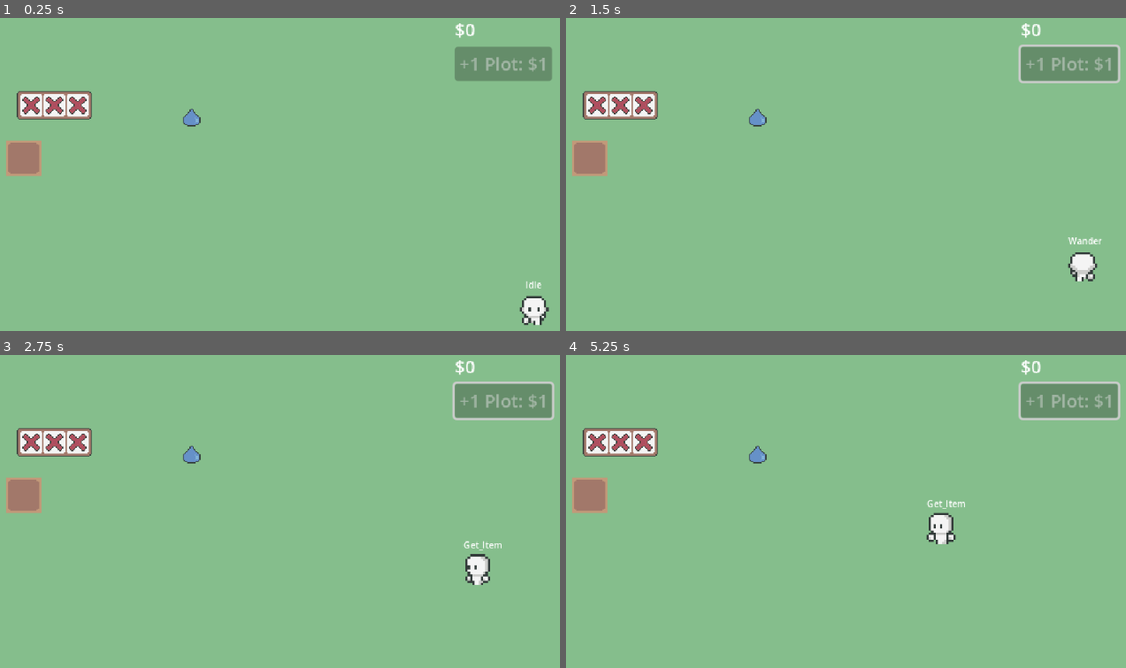
Above: before the commit, frames 1-4 (two rows, left to right).
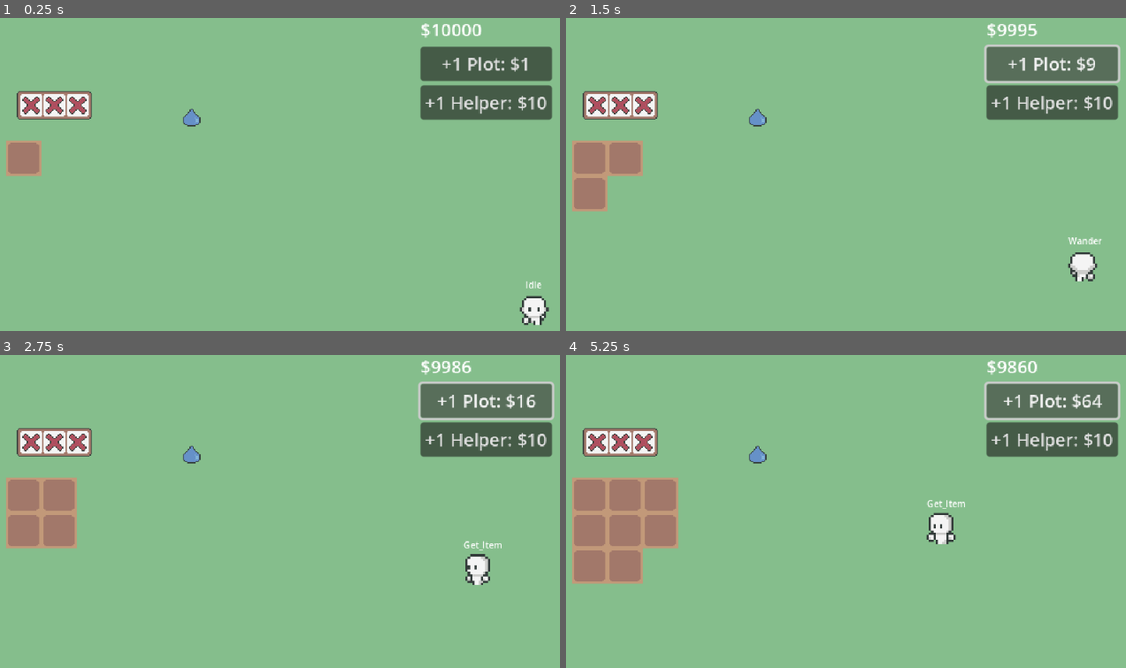
Above: after the commit, the same moments.

Repository: eric-marsh/farminata
Game: Godot game, scene res://scene/scene_switcher.tscn
The game is run twice, just before and just after one commit, with the same random seed, the same clock (stepped at 60 frames per second) and the same inputs.
Inputs (mouse positions are in pixels of both pictures, inside the frame that each line leads up to):
- Up to frame 1 (0.25 s): no input
- Up to frame 2 (1.5 s): click (1053, 64) at 0.5 s, where only the run after the commit has a clickable "+1 Plot: $1"; click (1053, 64) at 1.25 s, where only the run after the commit has a clickable "+1 Plot: $4"
- Up to frame 3 (2.75 s): click (487, 401) at 2 s, where only the run after the commit has a clickable "+1 Plot: $9"
- Up to frame 4 (5.25 s): click (1053, 401) at 2.75 s, where only the run after the commit has a clickable "+1 Plot: $16"; click (1053, 401) at 3.5 s, where only the run after the commit has a clickable "+1 Plot: $25"; click (1053, 401) at 4.25 s, where only the run after the commit has a clickable "+1 Plot: $36"; click (1053, 401) at 5 s, where only the run after the commit has a clickable "+1 Plot: $49"

The runs differ from the first frame. In frame 1, 5.4% of the frame differs, in the area x 75-99%, y 1-33%; in frame 2, 6.8%; in frame 3, 7.6%; in frame 4, 10%, in the area x 1-99%, y 1-74%.

Commit message:
buy helper upgrade

Diff:
--- a/scene/canvas_layer.tscn
+++ b/scene/canvas_layer.tscn
@@ -28,4 +28,9 @@
 layout_mode = 2
 text = "+1 Plot"
 
+[node name="HelperButton" type="Button" parent="MarginContainer/VBoxContainer"]
+layout_mode = 2
+text = "+1 Helper"
+
 [connection signal="pressed" from="MarginContainer/VBoxContainer/PlotButton" to="." method="_on_plot_button_pressed"]
+[connection signal="pressed" from="MarginContainer/VBoxContainer/HelperButton" to="." method="_on_helper_button_pressed"]
--- a/script/canvas_layer.gd
+++ b/script/canvas_layer.gd
@@ -15,10 +15,12 @@
 	$MarginContainer/VBoxContainer/MoneyLabel.text = "$" + str(money)
 
 	var plot_price = Prices.get_upgrade_price(Enum.Upgrade_Type.AddPlot)
-
 	$MarginContainer/VBoxContainer/PlotButton.text = "+1 Plot: $" + str(plot_price)
 	$MarginContainer/VBoxContainer/PlotButton.disabled = plot_price > money
 
+	var helper_price = Prices.get_upgrade_price(Enum.Upgrade_Type.AddHelper)
+	$MarginContainer/VBoxContainer/HelperButton.text = "+1 Helper: $" + str(helper_price)
+	$MarginContainer/VBoxContainer/HelperButton.disabled = plot_price > money
 
 
 func _on_plot_button_pressed() -> void:
@@ -30,3 +32,13 @@
 	State.num_plots += 1
 	$"../PlotContainer/PlotGrid".add_plot() # TODO: If there is multiple plots, do this in a better way
 	update_money_counter()
+
+
+func _on_helper_button_pressed() -> void:
+	var helper_price = Prices.get_upgrade_price(Enum.Upgrade_Type.AddHelper)
+	if !Globals.Main:
+		return
+	Globals.Main.change_money(-helper_price)
+	State.num_helpers += 1
+	Globals.HelpersContainerNode.add_helper()
+	update_money_counter()
--- a/script/enum.gd
+++ b/script/enum.gd
@@ -9,7 +9,7 @@
 
 enum Slot_Pos {Left, Middle, Right}
 
-enum Upgrade_Type { AddPlot }
+enum Upgrade_Type { AddPlot, AddHelper }
 
 enum Dir { Left, Right, Up, Down}
 enum Helper_State { Idle, Wander, Get_Item, Deliver_Item }
--- a/script/globals.gd
+++ b/script/globals.gd
@@ -7,6 +7,7 @@
 var DropsNode: Node2D = null
 var CanvasLayerNode: CanvasLayer = null
 var CameraNode: Camera2D = null
+var HelpersContainerNode: helpers_container = null
 
 func _ready():
 	reset_nodes()
@@ -20,3 +21,4 @@
 	DropsNode = get_node("/root/SceneSwitcher/Main/Drops")
 	CanvasLayerNode = get_node("/root/SceneSwitcher/Main/CanvasLayer")
 	CameraNode = get_node("/root/SceneSwitcher/Main/Camera2D")
+	HelpersContainerNode = get_node("/root/SceneSwitcher/Main/Helpers")
--- a/script/helpers_container.gd
+++ b/script/helpers_container.gd
@@ -4,7 +4,8 @@
 const HELPER = preload("res://scene/helper.tscn")
 
 func _ready() -> void:
-	add_helper()
+	for i in range(State.num_helpers):
+		add_helper()
 
 var timer: float = 0.0
 var assign_jobs_interval: float = 2.0
--- a/script/prices.gd
+++ b/script/prices.gd
@@ -13,3 +13,5 @@
 	match type:
 		Enum.Upgrade_Type.AddPlot:
 			return State.num_plots * State.num_plots
+		Enum.Upgrade_Type.AddHelper:
+			return State.num_helpers * State.num_helpers * 10
--- a/script/state.gd
+++ b/script/state.gd
@@ -1,5 +1,7 @@
 extends Node
 class_name state
 
-var money:int = 0
+var money:int = 10000
+
 var num_plots:int = 1
+var num_helpers:int = 1
